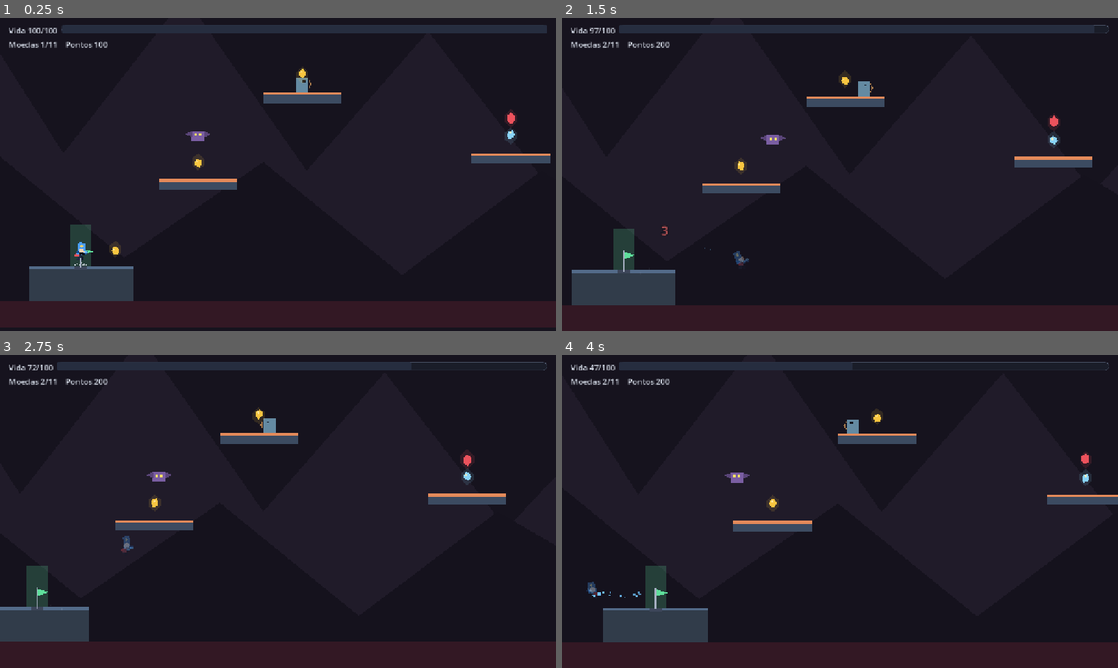
Above: before the commit, frames 1-4 (two rows, left to right).
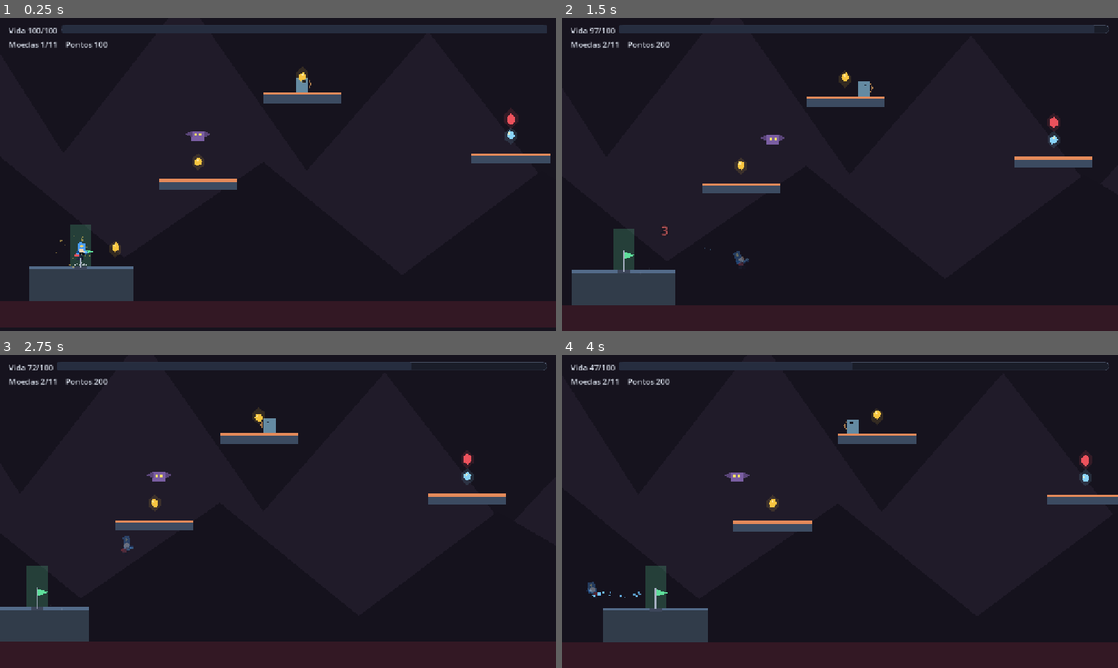
Above: after the commit, the same moments.

Repository: GuilhermeBallestrim/jogo-teste-em-godot
Game: Godot game, scene res://scenes/levels/level_02.tscn
The game is run twice, just before and just after one commit, with the same random seed, the same clock (stepped at 60 frames per second) and the same inputs. This scene is started directly instead of the project's main scene.
Inputs (mouse positions are in pixels of both pictures, inside the frame that each line leads up to):
- Up to frame 1 (0.25 s): no input
- Up to frame 2 (1.5 s): tap Enter at 0.5 s; move the mouse to (962, 158) at 0.52 s; press the mouse at (962, 158) at 0.53 s; hold D (move_right) 0.53-1.25 s; tap W (jump) at 0.77, 1.07 s; tap Shift (dash) at 0.8 s; release the mouse at (962, 158) at 1.25 s; drag from (728, 190) to (817, 80) at 1.27 s
- Up to frame 3 (2.75 s): move the mouse to (333, 442) at 2.02 s; hold D (move_right) from 2.03 s (still down); hold Q (parry) from 2.03 s (still down); tap W (jump) at 2.3 s
- Up to frame 4 (4 s): release D (move_right) at 2.75 s; release Q (parry) at 2.75 s; drag from (812, 574) to (823, 414) at 2.77 s; move the mouse to (1006, 558) at 3.52 s; press the mouse at (1006, 558) at 3.53 s; hold A (move_left) from 3.53 s (still down); tap W (jump) at 3.77 s; tap Shift (dash) at 3.8 s

The runs differ from the first frame. In frame 1, 0.1% of the frame differs, in the area x 10-94%, y 16-80%; in frame 2, less than 0.1%; in frame 3, less than 0.1%; in frame 4, 0.1%.

Commit message:
feat: onda 6 -- inimigos, itens, particulas, transicoes, musica
Inimigos:
- shield (escudo): bloqueia golpes frontais, toma dano por tras/cima.
- teleporter: desaparece e reaparece perto do jogador.
- mini_boss: versao menor do boss (8 HP, 3 projeteis).

Itens:
- bomb (bomba): dano radial aos inimigos proximos.
- shield (escudo): invulnerabilidade por 3 s.
- magnet (ima): atrai moedas num raio por 5 s.

Particulas:
- coin_burst: estouro dourado ao coletar moeda.

Musica:
- Music.play() aceita track: "default" (110 BPM) e "boss" (140 BPM).
- Boss toca a trilha do boss.

Transicoes: SceneRouter ja usa fade em todas as transicoes.

450 checagens verdes (era 444).

Diff:
--- a/scenes/actors/enemies/boss.gd
+++ b/scenes/actors/enemies/boss.gd
@@ -1,3 +1,4 @@
+class_name Boss
 extends Enemy
 ## Boss: inimigo final com padroes de ataque.
 ##
@@ -22,6 +23,7 @@
 func _ready() -> void:
 	body_color = Color(0.55, 0.2, 0.55)
 	super._ready()
+	Music.play(-10.0, &"boss")
 	max_health = 20
 	health = max_health
 	detect_range = 9999.0
--- /dev/null
+++ b/scenes/actors/enemies/mini_boss.gd
@@ -0,0 +1,17 @@
+extends Boss
+## Mini-boss: versao menor do boss, para fases intermediarias.
+##
+## Reusa toda a logica do boss, so com menos vida e menos dano. Existe para
+## dar um clima de "chefinho" sem exigir uma arena dedicada.
+
+func _ready() -> void:
+	super._ready()
+	max_health = 8
+	health = max_health
+	body_color = Color(0.65, 0.3, 0.45)
+	body_size = Vector2(50, 40)
+	if _shape.shape is RectangleShape2D:
+		(_shape.shape as RectangleShape2D).size = body_size
+	slam_radius = 120.0
+	slam_damage = 1
+	barrage_count = 3
--- /dev/null
+++ b/scenes/actors/enemies/mini_boss.tscn
@@ -0,0 +1,66 @@
+[gd_scene load_steps=4 format=3]
+
+[ext_resource type="Script" path="res://scenes/actors/enemies/mini_boss.gd" id="1_mini_boss"]
+[ext_resource type="Script" path="res://src/combat/hurtbox.gd" id="2_hurtbox"]
+[ext_resource type="Script" path="res://src/combat/hitbox.gd" id="3_hitbox"]
+
+[sub_resource type="RectangleShape2D" id="RectangleShape2D_body"]
+size = Vector2(50, 40)
+
+[sub_resource type="CircleShape2D" id="CircleShape2D_hurt"]
+radius = 32.0
+
+[sub_resource type="CircleShape2D" id="CircleShape2D_hit"]
+radius = 36.0
+
+[node name="MiniBoss" type="CharacterBody2D" groups=["enemies"]]
+collision_layer = 4
+collision_mask = 3
+script = ExtResource("1_mini_boss")
+body_size = Vector2(50, 40)
+body_color = Color(0.65, 0.3, 0.45, 1)
+patrol_left = 0.0
+patrol_right = 0.0
+detect_range = 9999.0
+forget_range = 9999.0
+attack_range = 9999.0
+max_health = 8
+contact_damage = 1
+
+[node name="Sprite" type="Polygon2D" parent="."]
+polygon = PackedVector2Array(-25, -20, 25, -20, 25, 20, -25, 20)
+color = Color(0.65, 0.3, 0.45, 1)
+
+[node name="EyeLeft" type="Polygon2D" parent="Sprite"]
+position = Vector2(-8, -4)
+polygon = PackedVector2Array(-4, -4, 4, -4, 4, 4, -4, 4)
+color = Color(1.0, 0.9, 0.3, 1)
+
+[node name="EyeRight" type="Polygon2D" parent="Sprite"]
+position = Vector2(8, -4)
+polygon = PackedVector2Array(-4, -4, 4, -4, 4, 4, -4, 4)
+color = Color(1.0, 0.9, 0.3, 1)
+
+[node name="HealthBar" type="ColorRect" parent="."]
+visible = true
+offset_left = -25.0
+offset_top = -30.0
+offset_right = 25.0
+offset_bottom = -24.0
+color = Color(0.949, 0.31, 0.361, 1)
+
+[node name="CollisionShape2D" type="CollisionShape2D" parent="."]
+shape = SubResource("RectangleShape2D_body")
+
+[node name="Hurtbox" type="Area2D" parent="."]
+script = ExtResource("2_hurtbox")
+
+[node name="CollisionShape2D" type="CollisionShape2D" parent="Hurtbox"]
+shape = SubResource("CircleShape2D_hurt")
+
+[node name="Hitbox" type="Area2D" parent="."]
+position = Vector2(30, 0)
+script = ExtResource("3_hitbox")
+
+[node name="CollisionShape2D" type="CollisionShape2D" parent="Hitbox"]
+shape = SubResource("CircleShape2D_hit")
--- /dev/null
+++ b/scenes/actors/enemies/shield.gd
@@ -0,0 +1,26 @@
+extends Enemy
+## Escudo: bloqueia golpes frontais.
+##
+## Um golpe pela frente nao tira vida e devolve um flash. So toma dano
+## por tras ou por cima -- o jogador precisa contornar ou pular.
+
+func _ready() -> void:
+	body_color = Color(0.4, 0.55, 0.75)
+	super._ready()
+	# Corpo mais largo e baixo: leitura de "parede".
+	body_size = Vector2(36, 28)
+	if _shape.shape is RectangleShape2D:
+		(_shape.shape as RectangleShape2D).size = body_size
+
+
+func apply_damage(amount: int, source: Node, direction: Vector2, knockback: float) -> void:
+	if state == State.DEAD:
+		return
+	# Frente bloqueada: o golpe nao entra.
+	var from_front := direction.x * _facing > 0.0 if _facing != 0.0 else true
+	if from_front and absf(direction.y) < 0.5:
+		_flash()
+		Sfx.play(&"back", -4.0)
+		Hitstop.trigger(1)
+		return
+	super.apply_damage(amount, source, direction, knockback)
--- /dev/null
+++ b/scenes/actors/enemies/shield.tscn
@@ -0,0 +1,66 @@
+[gd_scene load_steps=4 format=3]
+
+[ext_resource type="Script" path="res://scenes/actors/enemies/shield.gd" id="1_shield"]
+[ext_resource type="Script" path="res://src/combat/hurtbox.gd" id="2_hurtbox"]
+[ext_resource type="Script" path="res://src/combat/hitbox.gd" id="3_hitbox"]
+
+[sub_resource type="RectangleShape2D" id="RectangleShape2D_body"]
+size = Vector2(36, 28)
+
+[sub_resource type="CircleShape2D" id="CircleShape2D_hurt"]
+radius = 22.0
+
+[sub_resource type="CircleShape2D" id="CircleShape2D_hit"]
+radius = 24.0
+
+[node name="Shield" type="CharacterBody2D" groups=["enemies"]]
+collision_layer = 4
+collision_mask = 3
+script = ExtResource("1_shield")
+body_size = Vector2(36, 28)
+body_color = Color(0.4, 0.55, 0.75, 1)
+patrol_left = -100.0
+patrol_right = 100.0
+detect_range = 280.0
+forget_range = 420.0
+attack_range = 60.0
+max_health = 4
+contact_damage = 1
+
+[node name="Sprite" type="Polygon2D" parent="."]
+polygon = PackedVector2Array(-18, -14, 18, -14, 18, 14, -18, 14)
+color = Color(0.4, 0.55, 0.75, 1)
+
+[node name="EyeLeft" type="Polygon2D" parent="Sprite"]
+position = Vector2(-6, -2)
+polygon = PackedVector2Array(-3, -3, 3, -3, 3, 3, -3, 3)
+color = Color(0.078, 0.086, 0.125, 1)
+
+[node name="EyeRight" type="Polygon2D" parent="Sprite"]
+position = Vector2(6, -2)
+polygon = PackedVector2Array(-3, -3, 3, -3, 3, 3, -3, 3)
+color = Color(0.078, 0.086, 0.125, 1)
+
+[node name="HealthBar" type="ColorRect" parent="."]
+visible = false
+offset_left = -18.0
+offset_top = -22.0
+offset_right = 18.0
+offset_bottom = -18.0
+color = Color(0.949, 0.31, 0.361, 1)
+
+[node name="CollisionShape2D" type="CollisionShape2D" parent="."]
+shape = SubResource("RectangleShape2D_body")
+
+[node name="Hurtbox" type="Area2D" parent="."]
+script = ExtResource("2_hurtbox")
+
+[node name="CollisionShape2D" type="CollisionShape2D" parent="Hurtbox"]
+shape = SubResource("CircleShape2D_hurt")
+
+[node name="Hitbox" type="Area2D" parent="."]
+position = Vector2(24, 0)
+script = ExtResource("3_hitbox")
+
+[node name="CollisionShape2D" type="CollisionShape2D" parent="Hitbox"]
+shape = SubResource("CircleShape2D_hit")
--- /dev/null
+++ b/scenes/actors/enemies/teleporter.gd
@@ -0,0 +1,66 @@
+extends Enemy
+## Teleportador: desaparece e reaparece perto do jogador.
+##
+## Nao patrulha: fica parado, e a cada intervalo se teletransporta para
+## uma posicao proxima do jogador (mas nao em cima dele).
+
+@export var teleport_interval := 2.5
+@export var teleport_range := 120.0
+
+var _teleport_timer := 0.0
+
+func _ready() -> void:
+	body_color = Color(0.6, 0.35, 0.75)
+	super._ready()
+	detect_range = 400.0
+	forget_range = 600.0
+
+
+func _think(delta: float) -> void:
+	_teleport_timer = maxf(_teleport_timer - delta, 0.0)
+	match state:
+		State.IDLE:
+			_stop(delta)
+			if _sees_target(detect_range):
+				_set_state(State.CHASE)
+			elif _teleport_timer <= 0.0:
+				_do_teleport()
+				_teleport_timer = teleport_interval
+		State.PATROL:
+			_patrol(delta)
+		State.CHASE:
+			_chase(delta)
+			if _teleport_timer <= 0.0 and _sees_target(detect_range):
+				_do_teleport()
+				_teleport_timer = teleport_interval
+		State.AIM:
+			_stop(delta, 900.0)
+			if _state_timer >= AIM_TIME:
+				_fire()
+				_set_state(State.ATTACK)
+		State.ATTACK:
+			_stop(delta, 1400.0)
+			if _state_timer >= ATTACK_TIME:
+				_attack_cooldown = ATTACK_COOLDOWN
+				_set_state(State.STAGGER)
+		State.STAGGER:
+			_stop(delta, 800.0)
+			if _state_timer >= STAGGER_TIME:
+				_set_state(State.CHASE if _sees_target(forget_range) else State.IDLE)
+		State.VULNERABLE:
+			pass
+		State.DEAD:
+			pass
+
+
+func _do_teleport() -> void:
+	if _target == null or not is_instance_valid(_target):
+		return
+	var offset := Vector2(randf_range(-teleport_range, teleport_range), 0)
+	var new_pos := _target.global_position + offset
+	# Mantem dentro da arena (evita teleportar para fora do mundo).
+	new_pos.x = clampf(new_pos.x, _home.x - 400, _home.x + 400)
+	global_position = new_pos
+	velocity = Vector2.ZERO
+	ParticlePreset.spawn_burst(get_tree().current_scene, global_position, body_color, 12)
+	Sfx.play(&"select", -6.0)
--- /dev/null
+++ b/scenes/actors/enemies/teleporter.tscn
@@ -0,0 +1,66 @@
+[gd_scene load_steps=4 format=3]
+
+[ext_resource type="Script" path="res://scenes/actors/enemies/teleporter.gd" id="1_teleporter"]
+[ext_resource type="Script" path="res://src/combat/hurtbox.gd" id="2_hurtbox"]
+[ext_resource type="Script" path="res://src/combat/hitbox.gd" id="3_hitbox"]
+
+[sub_resource type="RectangleShape2D" id="RectangleShape2D_body"]
+size = Vector2(28, 28)
+
+[sub_resource type="CircleShape2D" id="CircleShape2D_hurt"]
+radius = 20.0
+
+[sub_resource type="CircleShape2D" id="CircleShape2D_hit"]
+radius = 22.0
+
+[node name="Teleporter" type="CharacterBody2D" groups=["enemies"]]
+collision_layer = 4
+collision_mask = 3
+script = ExtResource("1_teleporter")
+body_size = Vector2(28, 28)
+body_color = Color(0.6, 0.35, 0.75, 1)
+patrol_left = -100.0
+patrol_right = 100.0
+detect_range = 400.0
+forget_range = 600.0
+attack_range = 64.0
+max_health = 3
+contact_damage = 1
+
+[node name="Sprite" type="Polygon2D" parent="."]
+polygon = PackedVector2Array(-14, -14, 14, -14, 14, 14, -14, 14)
+color = Color(0.6, 0.35, 0.75, 1)
+
+[node name="EyeLeft" type="Polygon2D" parent="Sprite"]
+position = Vector2(-5, -2)
+polygon = PackedVector2Array(-3, -3, 3, -3, 3, 3, -3, 3)
+color = Color(0.078, 0.086, 0.125, 1)
+
+[node name="EyeRight" type="Polygon2D" parent="Sprite"]
+position = Vector2(5, -2)
+polygon = PackedVector2Array(-3, -3, 3, -3, 3, 3, -3, 3)
+color = Color(0.078, 0.086, 0.125, 1)
+
+[node name="HealthBar" type="ColorRect" parent="."]
+visible = false
+offset_left = -14.0
+offset_top = -22.0
+offset_right = 14.0
+offset_bottom = -18.0
+color = Color(0.949, 0.31, 0.361, 1)
+
+[node name="CollisionShape2D" type="CollisionShape2D" parent="."]
+shape = SubResource("RectangleShape2D_body")
+
+[node name="Hurtbox" type="Area2D" parent="."]
+script = ExtResource("2_hurtbox")
+
+[node name="CollisionShape2D" type="CollisionShape2D" parent="Hurtbox"]
+shape = SubResource("CircleShape2D_hurt")
+
+[node name="Hitbox" type="Area2D" parent="."]
+position = Vector2(24, 0)
+script = ExtResource("3_hitbox")
+
+[node name="CollisionShape2D" type="CollisionShape2D" parent="Hitbox"]
+shape = SubResource("CircleShape2D_hit")
--- a/scenes/actors/player/player.gd
+++ b/scenes/actors/player/player.gd
@@ -61,6 +61,8 @@
 var _dash_cooldown := 0.0
 var _dash_direction := Vector2.RIGHT
 
+var _magnet_timer := 0.0
+var _shield_timer := 0.0
 var _parry_timer := 0.0
 var _heavy_charging := false
 var _heavy_charge := 0.0
@@ -143,6 +145,7 @@
 	_update_facing(input_dir)
 	_check_landing()
 	_update_particles()
+	_update_magnet()
 
 
 func _process(delta: float) -> void:
@@ -236,8 +239,7 @@
 		_jump_buffer_timer = 0.0
 		_coyote_timer = 0.0
 		Sfx.play(&"jump", -5.0)
-	# Pulo duplo: so se a habilidade estiver desbloqueada e o corpo estiver
-	# no ar sem ter usado o segundo salto ainda.
+	# Pulo duplo:
 	elif _jump_buffer_timer > 0.0 and not is_on_floor() and _double_jump_available:
 		velocity.y = JUMP_VELOCITY * 0.85
 		_jump_buffer_timer = 0.0
@@ -326,6 +328,17 @@
 ## Ficam juntos e nao nas tres funcois que os disparam porque os tres leem o
 ## mesmo par de condicoes: "esta no chao" e "esta rapido". Espalhado pelo
 ## arquivo, viraria mais um lugar para esquecer de ligar particula.
+func _update_magnet() -> void:
+	if _magnet_timer <= 0.0:
+		return
+	for node in get_tree().get_nodes_in_group(&"coins"):
+		var coin := node as Node2D
+		if coin == null:
+			continue
+		if global_position.distance_to(coin.global_position) <= 180.0:
+			coin.global_position = coin.global_position.move_toward(global_position, 300.0 * get_physics_process_delta_time())
+
+
 func _update_particles() -> void:
 	var dashing := is_dashing()
 	# Poeira so no chao: no ar ela nao tem nem chao para levantar.
@@ -350,6 +363,8 @@
 			_hitbox.deactivate()
 
 	_parry_timer = maxf(_parry_timer - delta, 0.0)
+	_magnet_timer = maxf(_magnet_timer - delta, 0.0)
+	_shield_timer = maxf(_shield_timer - delta, 0.0)
 
 func _update_facing(input_dir: Vector2) -> void:
 	if input_dir.x != 0.0:
@@ -409,6 +424,30 @@
 	else:
 		_try_attack()
 	_heavy_charge = 0.0
+
+
+func do_bomb() -> void:
+	for node in get_tree().get_nodes_in_group(&"enemies"):
+		var enemy := node as Node2D
+		if enemy == null:
+			continue
+		if global_position.distance_to(enemy.global_position) <= 120.0:
+			var dir := (enemy.global_position - global_position).normalized()
+			if enemy.has_method(&"apply_damage"):
+				enemy.call(&"apply_damage", 2, self, dir, 200.0)
+	ParticlePreset.spawn_burst(get_tree().current_scene, global_position, Color(1.0, 0.6, 0.2), 30)
+	Hitstop.trigger(3)
+	_camera_shake.shake_for(0.8)
+
+
+func activate_shield() -> void:
+	_shield_timer = 3.0
+	Sfx.play(&"select", -4.0)
+
+
+func activate_magnet() -> void:
+	_magnet_timer = 5.0
+	Sfx.play(&"select", -4.0)
 
 
 func _try_attack() -> void:
@@ -433,6 +472,14 @@
 	if _dead or _invuln_timer > 0.0:
 		return
 
+	# Escudo ativo: nega o dano.
+	if _shield_timer > 0.0:
+		_shield_timer = 0.0
+		Hitstop.trigger(2)
+		_camera_shake.shake_for(0.3)
+		FloatingNumber.spawn(get_tree().current_scene, global_position, 0, Color(0.4, 0.8, 1.0))
+		return
+
 	# Parry: dentro da janela, o golpe nao tira vida e devolve o stagger
 	# para quem atacou. E o mesmo caminho de dano, so que o dano vira zero
 	# e o atacante perde.
--- a/scenes/props/coin.gd
+++ b/scenes/props/coin.gd
@@ -47,5 +47,6 @@
 	GameState.add_score(100 * value)
 	# Moeda cara soa mais alto: dá para o ouvido dizer que pegou algo melhor.
 	Sfx.play(&"coin", -5.0 + minf(float(value - 1) * 3.0, 6.0))
+	ParticlePreset.spawn_coin_burst(get_tree().current_scene, global_position)
 	collected.emit(value)
 	queue_free()
--- a/src/audio/music.gd
+++ b/src/audio/music.gd
@@ -28,20 +28,20 @@
 	["G2", ["B3", "D4", "G3"]],
 ]
 
-static var _cache: AudioStreamWAV = null
+static var _cache: Dictionary = {}
 
 
 ## Libera a trilha sintetizada. O [Audio] chama isso ao encerrar para nao
 ## deixar o AudioStreamWAV pendurado na saida do jogo.
 static func clear_cache() -> void:
-	_cache = null
+	_cache.clear()
 
 
-static func play(volume_db: float = -8.0) -> void:
+static func play(volume_db: float = -8.0, track: StringName = &"default") -> void:
 	var audio := AudioManager.instance
 	if audio == null or not audio.music_enabled:
 		return
-	audio.play_music(get_stream(), 0.8)
+	audio.play_music(get_stream(track), 0.8)
 
 
 static func stop() -> void:
@@ -51,9 +51,9 @@
 	audio.stop_music(0.8)
 
 
-static func get_stream() -> AudioStreamWAV:
-	if _cache != null:
-		return _cache
+static func get_stream(track: StringName = &"default") -> AudioStreamWAV:
+	if _cache.has(track):
+		return _cache[track] as AudioStreamWAV
 
 	var stream := AudioStreamWAV.new()
 	stream.format = AudioStreamWAV.FORMAT_16_BITS
@@ -61,17 +61,18 @@
 	stream.stereo = false
 	stream.loop_mode = AudioStreamWAV.LOOP_FORWARD
 
-	var buffer := _mix()
+	var buffer := _mix(track)
 	stream.data = buffer
 	stream.loop_begin = 0
 	stream.loop_end = int(buffer.size() / 2)
 
-	_cache = stream
+	_cache[track] = stream
 	return stream
 
 
-static func _mix() -> PackedByteArray:
-	var beat := 60.0 / BPM
+static func _mix(track: StringName) -> PackedByteArray:
+	var bpm := 110.0 if track == &"default" else 140.0
+	var beat := 60.0 / bpm
 	var bar := beat * BEATS_PER_BAR
 	var total_seconds := bar * BARS
 	var frames := int(MIX_RATE * total_seconds)
--- a/src/fx/particle_preset.gd
+++ b/src/fx/particle_preset.gd
@@ -117,6 +117,38 @@
 ## junto, e o jogador veria a explosao engolir.
 ## [param parent] Onde pendurar. A cena corrente quando existir, senão o
 ## próprio nó -- um emissor solto não serve para nada.
+## Estouro de moeda: dourado, radial, curto.
+static func coin_burst(node: CPUParticles2D) -> CPUParticles2D:
+	_one_shot(node)
+	node.amount = 16
+	node.lifetime = 0.4
+	node.direction = Vector2(0, -1)
+	node.spread = 180.0
+	node.gravity = Vector2(0, 200)
+	node.initial_velocity_min = 60.0
+	node.initial_velocity_max = 180.0
+	node.scale_amount_min = 2.0
+	node.scale_amount_max = 4.0
+	node.emission_shape = CPUParticles2D.EMISSION_SHAPE_SPHERE
+	node.emission_sphere_radius = 4.0
+	_tint(node, Color(0.976, 0.831, 0.376), 0.95)
+	return node
+
+## Cria e solta um estouro de moeda.
+static func spawn_coin_burst(parent: Node, world_position: Vector2) -> CPUParticles2D:
+	if parent == null or not parent.is_inside_tree():
+		return null
+	var layer: Node = parent.get_tree().current_scene
+	if layer == null:
+		layer = parent
+	var node := CPUParticles2D.new()
+	coin_burst(node)
+	node.z_index = 35
+	layer.add_child(node)
+	node.global_position = world_position
+	node.emitting = true
+	return node
+
 static func spawn_burst(parent: Node, world_position: Vector2, tint: Color, count: int = 20) -> CPUParticles2D:
 	if parent == null or not parent.is_inside_tree():
 		return null
--- a/src/items/item_definition.gd
+++ b/src/items/item_definition.gd
@@ -1,39 +1,45 @@
 class_name ItemDefinition
 extends Resource
-## Definição de um item: o que ele é e o que fazer quando o jogador usa.
+## Defini��o de um item: o que ele � e o que fazer quando o jogador usa.
 ##
-## `Resource` e não um `Dictionary` solto porque dá para salvar, comparar por
-## identidade e -- quando vier arte -- apontar para um ícone sem mudar quem
-## chama. As instâncias reais nascem em código, em [ItemLibrary]: o projeto
-## não tem pasta de assets e um `.tres` por item seria um arquivo para cada
+## `Resource` e n�o um `Dictionary` solto porque d� para salvar, comparar por
+## identidade e -- quando vier arte -- apontar para um �cone sem mudar quem
+## chama. As inst�ncias reais nascem em c�digo, em [ItemLibrary]: o projeto
+## n�o tem pasta de assets e um `.tres` por item seria um arquivo para cada
 ## linha de dado.
 
 enum Effect {
-	## Só conta. Não faz nada quando usado.
+	## S� conta. N�o faz nada quando usado.
 	NONE,
 	## Cura o jogador em [member heal_amount].
 	HEAL,
 	## Soma pontos no [GameState].
 	POINTS,
+	## Dano radial ao redor do jogador.
+	BOMB,
+	## Invulnerabilidade por 3 s.
+	SHIELD,
+	## Atrai moedas num raio por 5 s.
+	MAGNET,
 }
 
-## Identificador estável, gravado no save. Não é o `display_name`: renomear o
-## texto de um item não pode invalidar o progresso de quem já o tinha.
+## Identificador est�vel, gravado no save. N�o � o `display_name`: renomear o
+## texto de um item n�o pode invalidar o progresso de quem j� o tinha.
 @export var id: StringName = &""
 ## O que aparece na HUD.
 @export var display_name := ""
-## Cor do ícone desenhado em código.
+## Cor do �cone desenhado em c�digo.
 @export var tint := Color.WHITE
 ## Quanto o [GameState] ganha ao coletar.
 @export var value := 0
 @export var effect: Effect = Effect.NONE
-## Só faz sentido para [constant Effect.HEAL].
+## S� faz sentido para [constant Effect.HEAL].
 @export var heal_amount := 0
 
 
 
 ## O item tem tudo o que o save precisa. Ver [member id] sobre por que isto
-## não vive em `_init()`.
+## n�o vive em `_init()`.
 func is_valid() -> bool:
 	return id != &"" and not display_name.is_empty()
 
@@ -44,7 +50,7 @@
 
 ## Aplica o efeito. `game_state` e `player` chegam prontos, em vez de vir dos
 ## autoloads: um `Resource` de dado que puxa `GameState` deixa de ser dado e
-## vira um nó do jogo -- e é o que faz o runner de testes não conseguir
+## vira um n� do jogo -- e � o que faz o runner de testes n�o conseguir
 ## carregar esta classe antes dos autoloads existirem.
 func apply(game_state: Node, player: Node = null) -> void:
 	if game_state == null:
@@ -55,6 +61,15 @@
 			game_state.call(&"heal", heal_amount)
 		Effect.POINTS:
 			game_state.call(&"add_score", value)
+		Effect.BOMB:
+			if player != null and player.has_method(&"do_bomb"):
+				player.call(&"do_bomb")
+		Effect.SHIELD:
+			if player != null and player.has_method(&"activate_shield"):
+				player.call(&"activate_shield")
+		Effect.MAGNET:
+			if player != null and player.has_method(&"activate_magnet"):
+				player.call(&"activate_magnet")
 		Effect.NONE:
 			return
 	# O `Player.on_item_used()` e o gancho de som; nao chamamos `heal()` dele
@@ -70,4 +85,10 @@
 			return "+%d de vida" % heal_amount
 		Effect.POINTS:
 			return "+%d de pontos" % value
+		Effect.BOMB:
+			return "Dano radial"
+		Effect.SHIELD:
+			return "Invulneravel por 3s"
+		Effect.MAGNET:
+			return "Atrai moedas"
 	return ""
--- a/src/items/item_library.gd
+++ b/src/items/item_library.gd
@@ -37,6 +37,26 @@
 		d.display_name = "Pena"
 		d.tint = Color(0.784, 0.867, 0.941)
 		d.value = 0
+	)
+	_add(&"bomb", func(d: ItemDefinition) -> void:
+		d.display_name = "Bomba"
+		d.tint = Color(1.0, 0.6, 0.2)
+		d.value = 0
+		d.effect = ItemDefinition.Effect.BOMB
+	)
+
+	_add(&"shield", func(d: ItemDefinition) -> void:
+		d.display_name = "Escudo"
+		d.tint = Color(0.4, 0.8, 1.0)
+		d.value = 0
+		d.effect = ItemDefinition.Effect.SHIELD
+	)
+
+	_add(&"magnet", func(d: ItemDefinition) -> void:
+		d.display_name = "Ima"
+		d.tint = Color(0.9, 0.4, 0.9)
+		d.value = 0
+		d.effect = ItemDefinition.Effect.MAGNET
 	)
 
 
--- a/tests/test_runner.gd
+++ b/tests/test_runner.gd
@@ -26,6 +26,9 @@
 	"res://scenes/actors/enemies/bomber.tscn",
 	"res://scenes/actors/enemies/guard.tscn",
 	"res://scenes/actors/enemies/boss.tscn",
+	"res://scenes/actors/enemies/shield.tscn",
+	"res://scenes/actors/enemies/teleporter.tscn",
+	"res://scenes/actors/enemies/mini_boss.tscn",
 	"res://scenes/props/projectile.tscn",
 	"res://scenes/props/coin.tscn",
 	"res://scenes/props/checkpoint.tscn",
@@ -822,6 +825,9 @@
 const BOMBER_SCENE := "res://scenes/actors/enemies/bomber.tscn"
 const GUARD_SCENE := "res://scenes/actors/enemies/guard.tscn"
 const BOSS_SCENE := "res://scenes/actors/enemies/boss.tscn"
+const SHIELD_SCENE := "res://scenes/actors/enemies/shield.tscn"
+const TELEPORTER_SCENE := "res://scenes/actors/enemies/teleporter.tscn"
+const MINI_BOSS_SCENE := "res://scenes/actors/enemies/mini_boss.tscn"
 
 
 ## Voador: a prova de que a arquitetura aceita variacao. Se o [Enemy]
Not shown, added: scenes/actors/enemies/mini_boss.gd.uid
Not shown, added: scenes/actors/enemies/shield.gd.uid
Not shown, added: scenes/actors/enemies/teleporter.gd.uid
